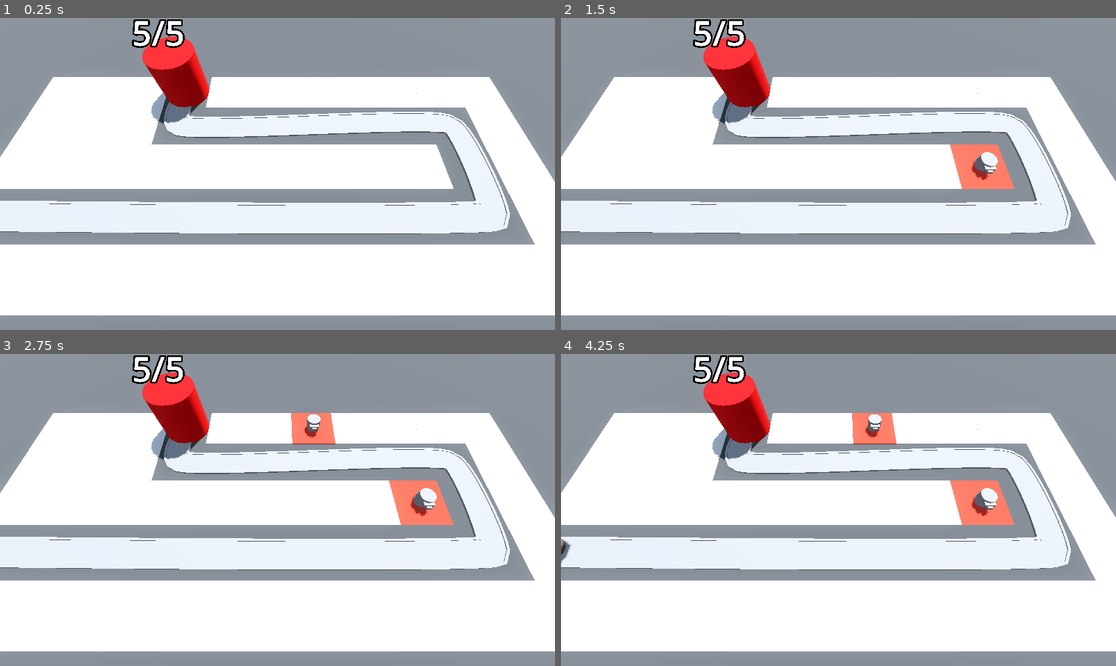
Above: before the commit, frames 1-4 (two rows, left to right).
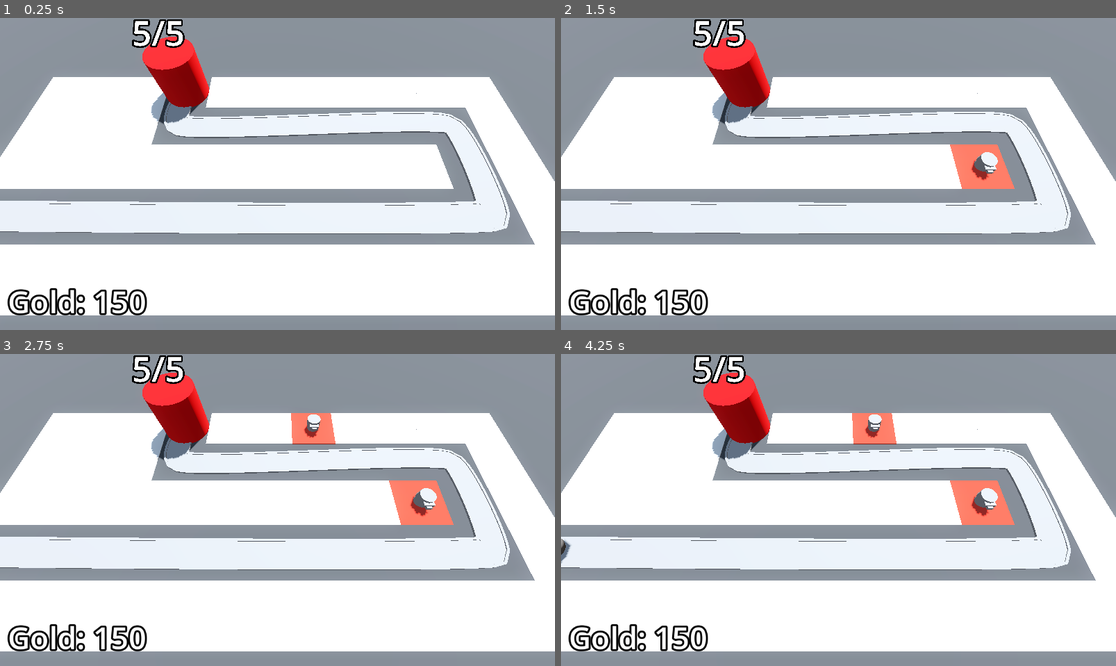
Above: after the commit, the same moments.

Repository: beltranbot/barbarian-blaster
Game: Godot game, scene res://BaseLevel.tscn
Same seed, same stepped clock (60 frames per second), same inputs: the game is played once before the commit and once after it.
Inputs (mouse positions are in pixels of both pictures, inside the frame that each line leads up to):
- Up to frame 1 (0.25 s): no input
- Up to frame 2 (1.5 s): tap Enter at 0.5 s; move the mouse to (960, 158) at 0.52 s; press the mouse at (960, 158) at 0.53 s; tap Space at 1.25 s; move the mouse to (727, 189) at 1.27 s; release the mouse at (727, 189) at 1.28 s; click (727, 189) at 1.35 s
- Up to frame 3 (2.75 s): tap Enter at 2 s; move the mouse to (333, 441) at 2.02 s; press the mouse at (333, 441) at 2.03 s
- Up to frame 4 (4.25 s): tap Space at 2.75 s; move the mouse to (810, 572) at 2.77 s; release the mouse at (810, 572) at 2.78 s; click (810, 572) at 2.85 s; tap Enter at 3.5 s; move the mouse to (1005, 556) at 3.52 s; press the mouse at (1005, 556) at 3.53 s

The runs differ from the first frame. In frame 1, 1.0% of the frame differs, in the area x 1-27%, y 86-96%; in frame 2, 1.0%; in frame 3, 1.0%; in frame 4, 1.0%.

Commit message:
3.23 control nodes and ui

Diff:
--- a/BaseLevel.tscn
+++ b/BaseLevel.tscn
@@ -7,6 +7,7 @@
 [ext_resource type="Script" path="res://enemy_path.gd" id="3_xwrq2"]
 [ext_resource type="Script" path="res://turrent_manager.gd" id="5_jj6vh"]
 [ext_resource type="PackedScene" uid="uid://cwppyqc45wki7" path="res://Turret/turret.tscn" id="6_4kuqe"]
+[ext_resource type="Script" path="res://bank.gd" id="8_eym5f"]
 
 [sub_resource type="ProceduralSkyMaterial" id="ProceduralSkyMaterial_wnj7i"]
 sky_horizon_color = Color(0.64625, 0.65575, 0.67075, 1)
@@ -30,6 +31,11 @@
 "tilts": PackedFloat32Array(0, 0, 0, 0, 0)
 }
 point_count = 5
+
+[sub_resource type="LabelSettings" id="LabelSettings_ircpx"]
+font_size = 64
+outline_size = 16
+outline_color = Color(0, 0, 0, 1)
 
 [node name="BaseLevel" type="Node3D"]
 
@@ -113,4 +119,24 @@
 turret = ExtResource("6_4kuqe")
 enemy_path = NodePath("../EnemyPath")
 
+[node name="Bank" type="MarginContainer" parent="."]
+anchors_preset = 15
+anchor_right = 1.0
+anchor_bottom = 1.0
+grow_horizontal = 2
+grow_vertical = 2
+mouse_filter = 2
+theme_override_constants/margin_left = 16
+theme_override_constants/margin_top = 16
+theme_override_constants/margin_right = 16
+theme_override_constants/margin_bottom = 16
+script = ExtResource("8_eym5f")
+
+[node name="Label" type="Label" parent="Bank"]
+layout_mode = 2
+size_flags_horizontal = 0
+size_flags_vertical = 8
+text = "placeholder"
+label_settings = SubResource("LabelSettings_ircpx")
+
 [connection signal="timeout" from="EnemyPath/Timer" to="EnemyPath" method="_on_timer_timeout"]
--- /dev/null
+++ b/bank.gd
@@ -0,0 +1,12 @@
+extends MarginContainer
+
+@export var starting_gold := 150
+@onready var label: Label = $Label
+
+var gold: int:
+	set(gold_in):
+		gold = max(0, gold_in)
+		label.text = "Gold: " + str(gold)
+
+func _ready() -> void:
+	gold = starting_gold
Not shown: 1 places in BaseLevel.tscn that only renumber resources
